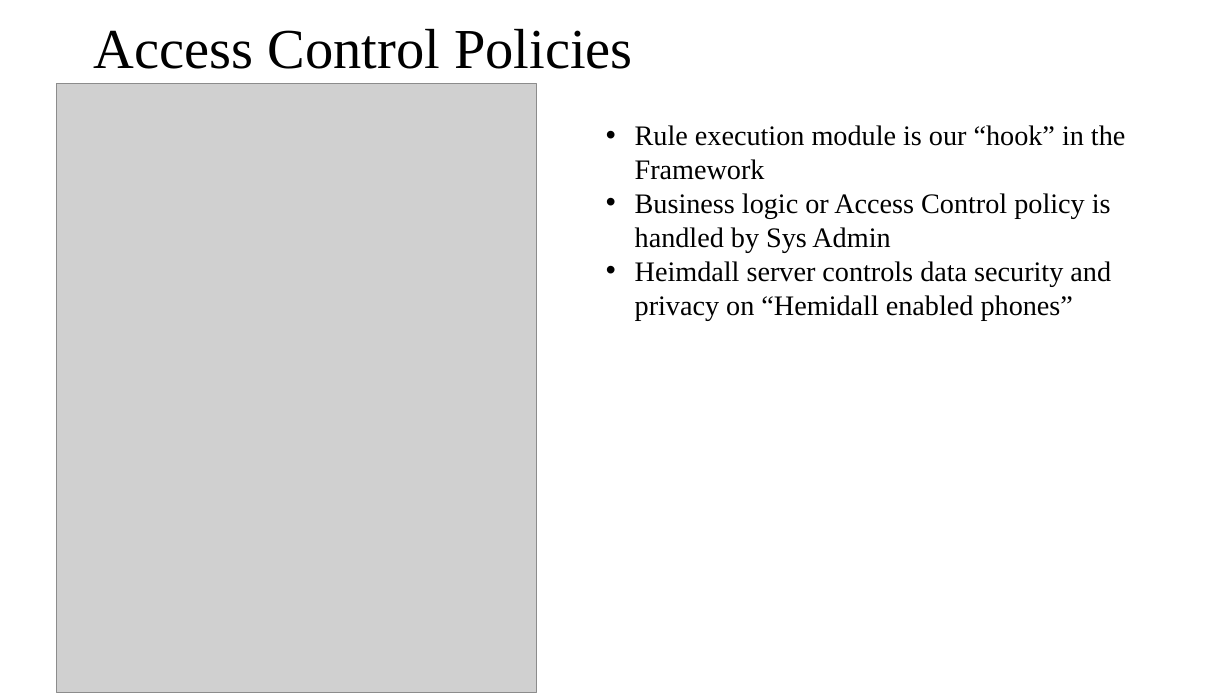
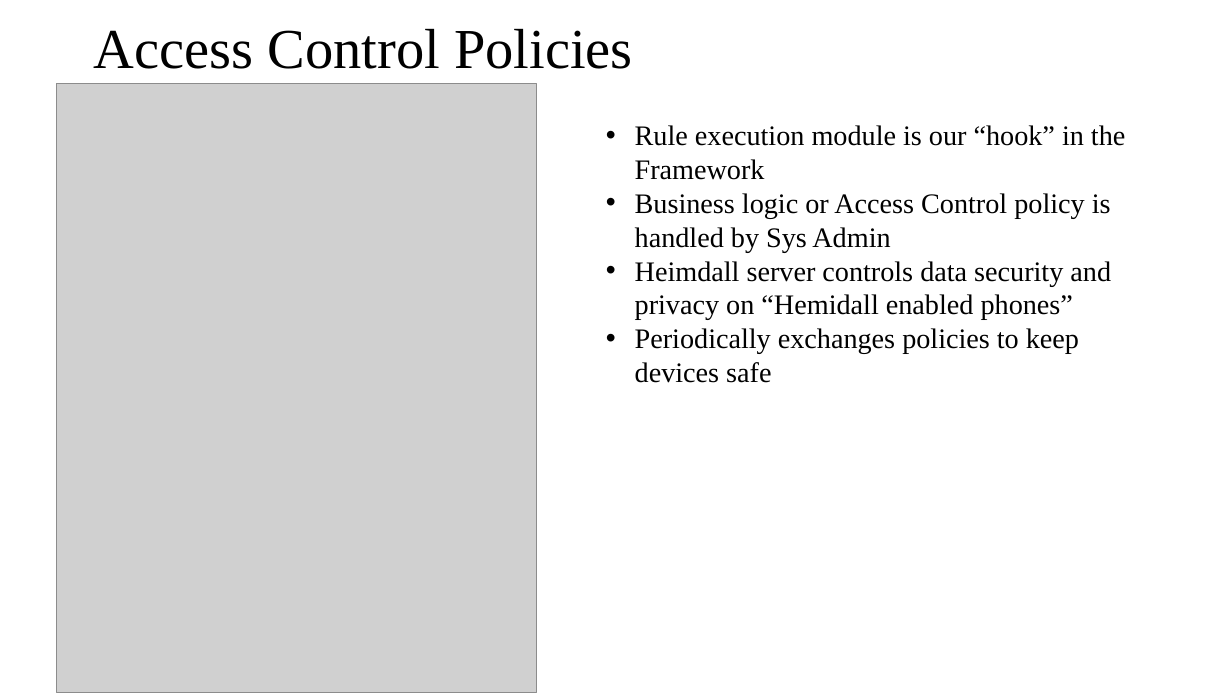
Before and after one commit to prajitdas/AndroidAnalytics, a slide deck: slide 6 of documentation/presentations/MITRE Term end Presentation/MITRE Term end Presentation.pptx. Drawn at 1232x693 pixels with LibreOffice and Linux fonts; fonts in the diff are those of the drawing; grey boxes stand for pictures. Boxes give left, top, right and bottom in pixels: in the first picture for what was removed or moved away, otherwise in the second. Text is boxed around its words. In the diff, an @@ line names an element or a change of style, - is before the commit and + after.

Commit message:
ppt changed

```diff
--- a/documentation/presentations/MITRE Term end Presentation/MITRE Term end Presentation.pptx
+++ b/documentation/presentations/MITRE Term end Presentation/MITRE Term end Presentation.pptx
@@ text at <box>635,328,1079,383</box>: paragraph added @@
+• Periodically exchanges policies to keep devices safe
```
